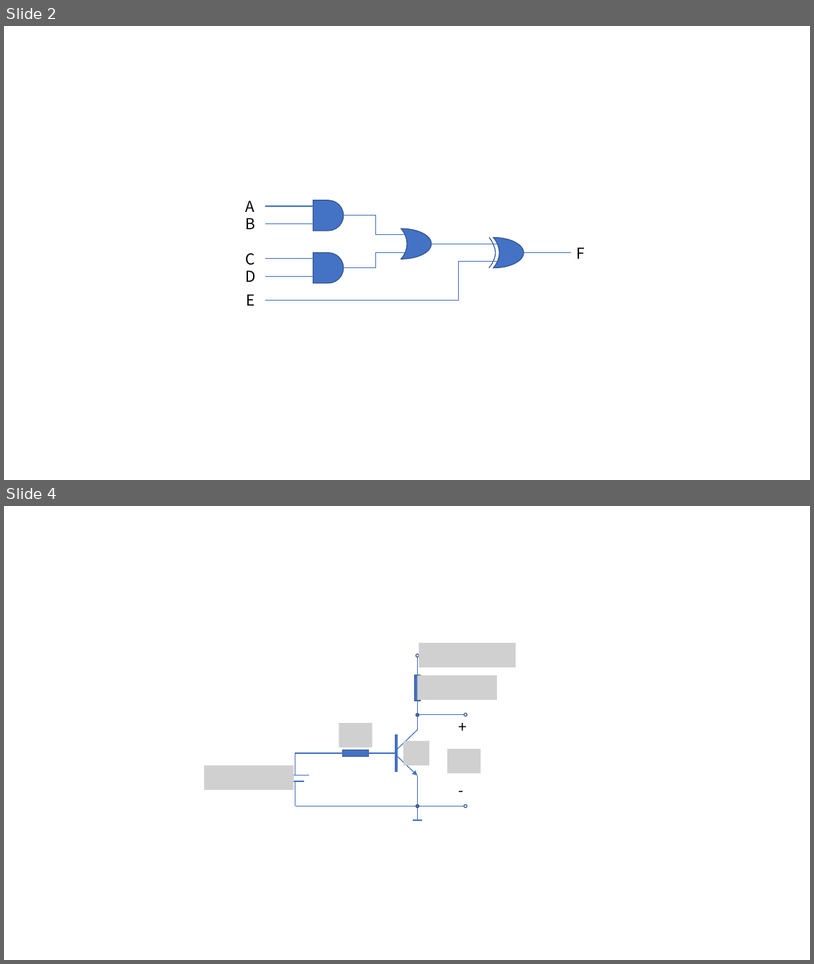
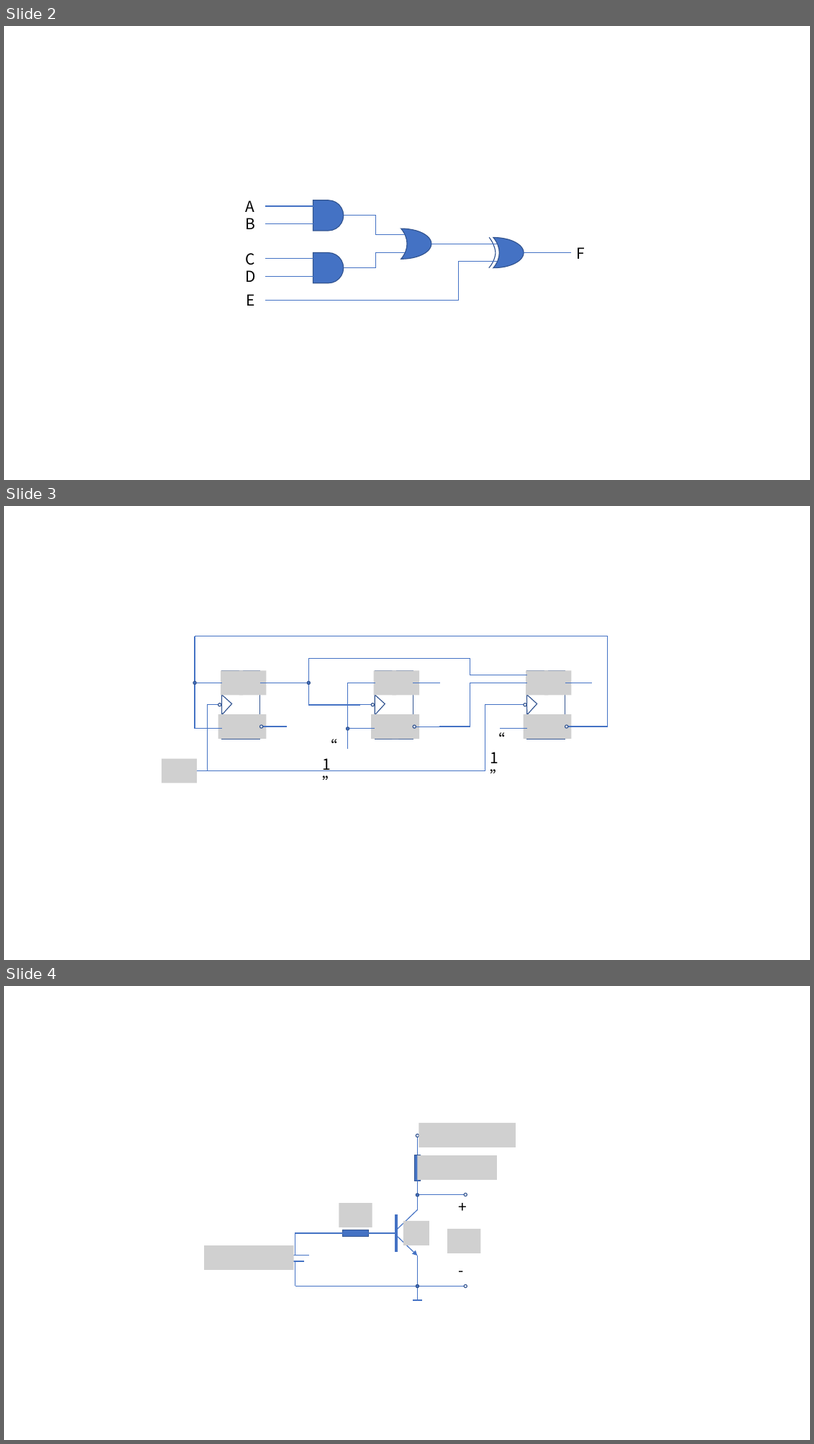
Before and after one commit to Verdvana/Verdvana.github.io, a slide deck: _posts/2021届IC岗位校招部分笔试题/2021届IC岗位校招部分笔试题.pptx. Shown one above the other, each under a label of ours: slides 2 and 4 before the commit, slides 2, 3 and 4 after it; the slides between them are not shown. The pictures are 814x964 and 814x1444 pixels, drawn with LibreOffice and Linux fonts; fonts in the diff are those of the drawing; grey boxes stand for pictures. Boxes give left, top, right and bottom in pixels: in the first picture for what was removed or moved away, otherwise in the second. Text is boxed around its words. In the diff, an @@ line names an element or a change of style, - is before the commit and + after.

```diff
--- a/_posts/2021届IC岗位校招部分笔试题/2021届IC岗位校招部分笔试题.pptx
+++ b/_posts/2021届IC岗位校招部分笔试题/2021届IC岗位校招部分笔试题.pptx
@@ slide 3 added at [4, 506, 810, 960], background #FFFFFF @@
@@ line added from (195, 636) to (195, 728), #4472C4 1 pt @@
@@ line added from (608, 636) to (195, 636), #4472C4 1 pt @@
@@ line added from (608, 636) to (608, 726), #4472C4 1 pt @@
@@ line added from (309, 659) to (309, 705), #4472C4 1 pt @@
@@ line added from (471, 659) to (309, 659), #4472C4 1 pt @@
@@ elbow line added from (468, 659) to (527, 674), #4472C4 1 pt @@
@@ ellipse added at [193, 682, 196, 685], fill #4472C4, outline #325491 1 pt @@
@@ ellipse added at [307, 682, 310, 685], fill #4472C4, outline #325491 1 pt @@
@@ line added from (348, 682) to (348, 749), #4472C4 1 pt @@
@@ elbow line added from (440, 726) to (500, 682), #4472C4 1 pt @@
@@ elbow line added from (195, 771) to (514, 705), #4472C4 1 pt @@
@@ group added at [195, 671, 309, 739]: 5 lines, 4 pictures, 1 rectangle, 1 right triangle, 1 ellipse @@
@@ line added from (207, 705) to (207, 771), #4472C4 1 pt @@
@@ ellipse added at [218, 703, 221, 706], fill #FFFFFF, outline #325491 1 pt @@
@@ line added from (360, 705) to (309, 705), #4472C4 1 pt @@
@@ group added at [348, 671, 440, 739]: 5 lines, 4 pictures, 1 rectangle, 1 right triangle, 1 ellipse @@
@@ ellipse added at [371, 703, 374, 706], fill #FFFFFF, outline #325491 1 pt @@
@@ group added at [500, 671, 593, 739]: 5 lines, 4 pictures, 1 rectangle, 1 right triangle, 1 ellipse @@
@@ ellipse added at [524, 703, 527, 706], fill #FFFFFF, outline #325491 1 pt @@
@@ ellipse added at [347, 727, 350, 730], fill #4472C4, outline #325491 1 pt @@
@@ line added from (608, 726) to (592, 726), #4472C4 1 pt @@
@@ picture added at [162, 758, 197, 782] @@
@@ text added at [322, 758, 331, 771], 18 pt, text #000000 @@
+“1”
@@ text added at [491, 752, 499, 763], 18 pt, text #000000 @@
+“1”
```
Also in this commit, not shown: 1 slide removed, 2 other files.
